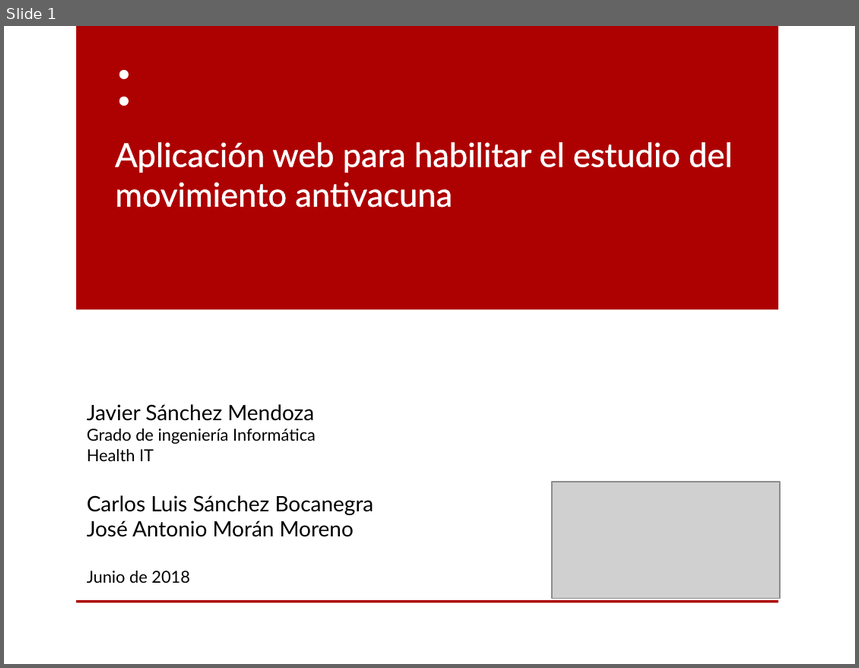
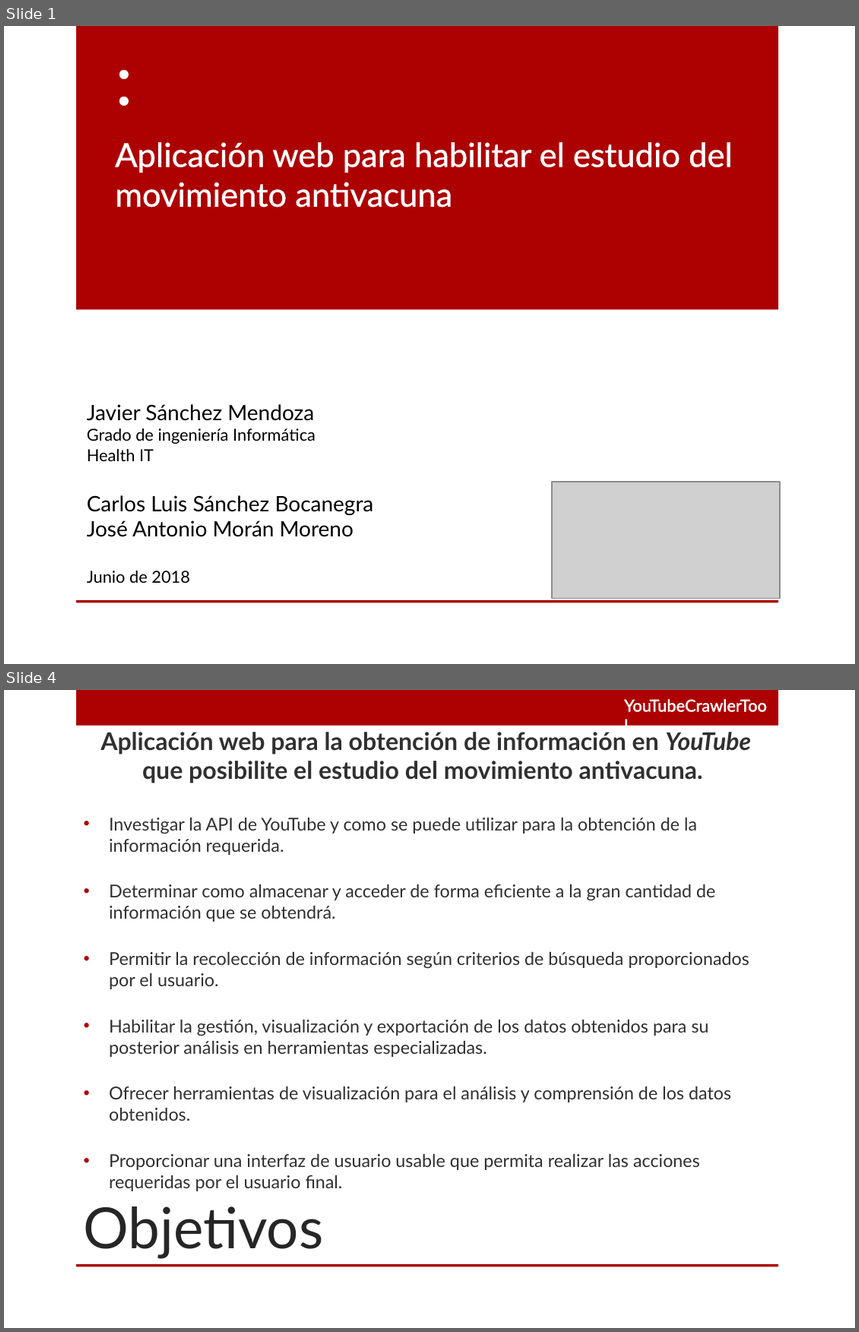
Before and after one commit to jsanchezmend/TFGAntivacunas, a slide deck: Presentacion/Presentation.pptx. Shown one above the other, each under a label of ours: slide 1 before the commit, slides 1 and 4 after it; the slides between them are not shown. The pictures are 859x668 and 859x1332 pixels, drawn with LibreOffice and Linux fonts; fonts in the diff are those of the drawing; grey boxes stand for pictures; background and template pictures are left out. Boxes give left, top, right and bottom in pixels: in the first picture for what was removed or moved away, otherwise in the second. Text is boxed around its words. In the diff, an @@ line names an element or a change of style, - is before the commit and + after.

```diff
--- a/Presentacion/Presentation.pptx
+++ b/Presentacion/Presentation.pptx
@@ slide 4 added at box(4, 690, 855, 1328), background picture (left out); not listed: 1 template element that a slide beside it also shows @@
@@ rectangle added at box(76, 690, 778, 726), fill #AD0101 @@
@@ text added at box(616, 691, 777, 720), 14 pt, text #FFFFFF @@
+YouTubeCrawlerTool
@@ text added at box(101, 732, 751, 1192), 15 pt, text #303030 @@
+Aplicación web para la obtención de información en YouTube que posibilite el estudio del movimiento antivacuna.
+• Investigar la API de YouTube y como se puede utilizar para la obtención de la información requerida.
+• Determinar como almacenar y acceder de forma eficiente a la gran cantidad de información que se obtendrá.
+• Permitir la recolección de información según criterios de búsqueda proporcionados por el usuario.
+• Habilitar la gestión, visualización y exportación de los datos obtenidos para su posterior análisis en herramientas especializadas.
+• Ofrecer herramientas de visualización para el análisis y comprensión de los datos obtenidos.
+• Proporcionar una interfaz de usuario usable que permita realizar las acciones requeridas por el usuario final.
@@ title added at box(84, 1207, 324, 1259), 48 pt, text #262626 @@
+Objetivos
```
Also in this commit, not shown: 11 slides changed, 1 other slide added, 2 slides removed.
